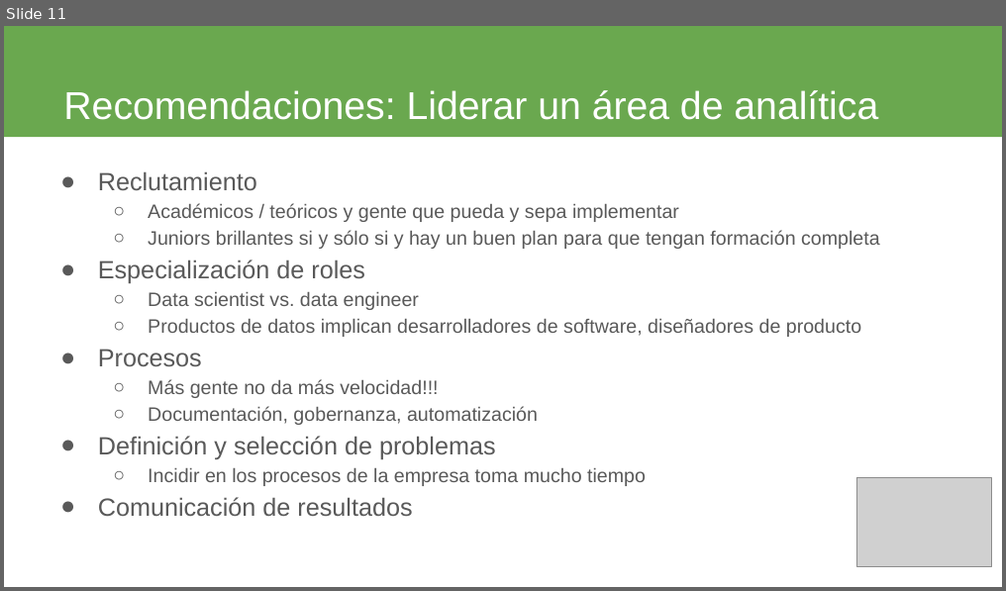
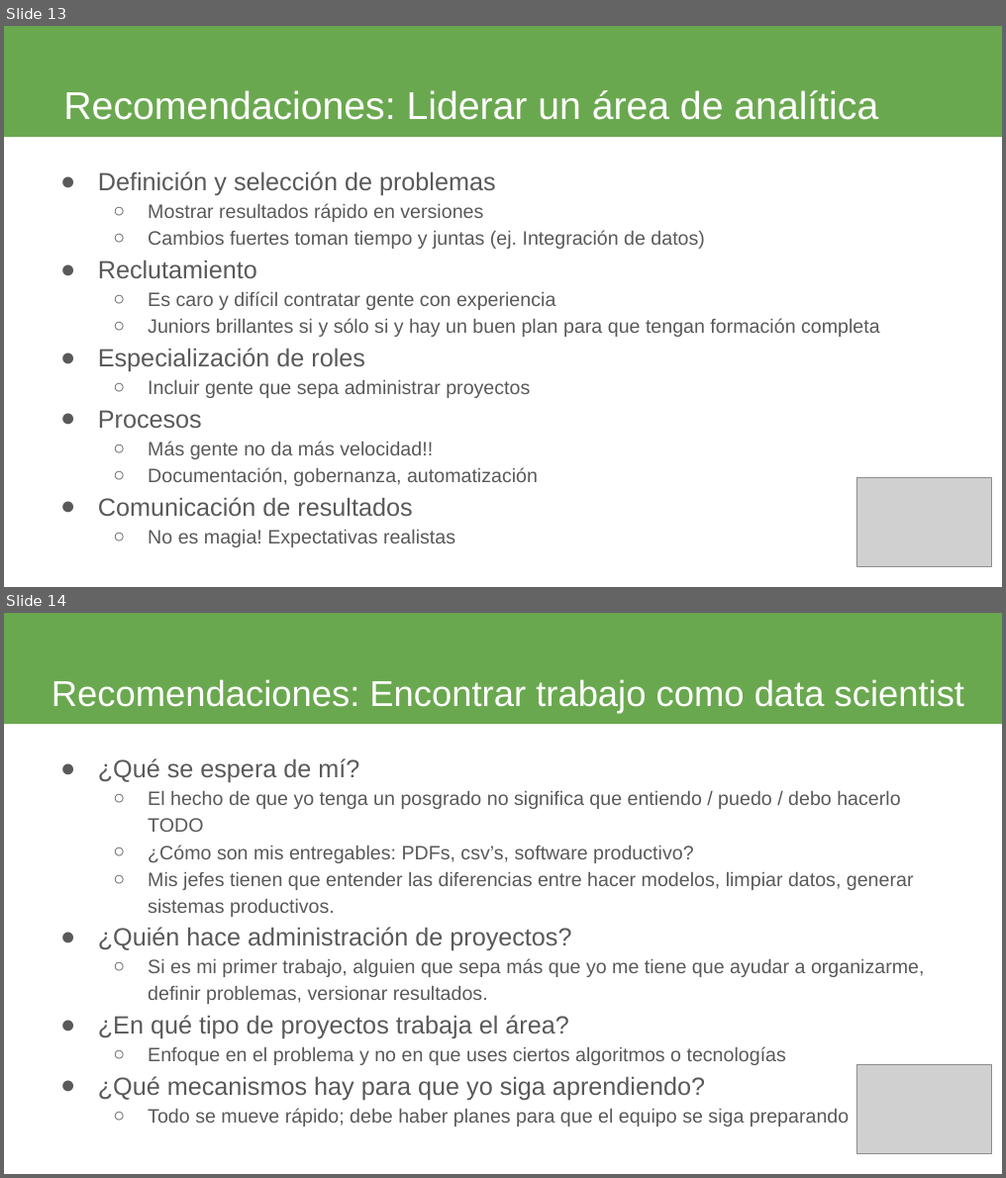
Before and after one commit to jbarbosat/mis-desmadres, a slide deck: presentaciones/wids-2019/presentacion.odp. Shown one above the other, each under a label of ours: slide 11 before the commit, slides 13 and 14 after it. The pictures are 1006x591 and 1006x1178 pixels, drawn with LibreOffice and Linux fonts; fonts in the diff are those of the drawing; grey boxes stand for pictures. Boxes give left, top, right and bottom in pixels: in the first picture for what was removed or moved away, otherwise in the second. Text is boxed around its words. In the diff, an @@ line names an element or a change of style, - is before the commit and + after.

Commit message:
reestructura de la primera mitad

```diff
--- a/presentaciones/wids-2019/presentacion.odp
+++ b/presentaciones/wids-2019/presentacion.odp
@@ slide 14 added at (4, 613, 1002, 1174), background #FFFFFF @@
@@ title added at (4, 613, 1002, 724), fill #6AA84F, 26 pt, text #FFFFFF @@
+Recomendaciones: Encontrar trabajo como data scientist
@@ text added at (98, 759, 925, 1127), 14 pt, text #595959 @@
+● ¿Qué se espera de mí?
+  ○ El hecho de que yo tenga un posgrado no significa que entiendo / puedo / debo hacerlo TODO
+  ○ ¿Cómo son mis entregables: PDFs, csv’s, software productivo?
+  ○ Mis jefes tienen que entender las diferencias entre hacer modelos, limpiar datos, generar sistemas productivos.
+● ¿Quién hace administración de proyectos?
+  ○ Si es mi primer trabajo, alguien que sepa más que yo me tiene que ayudar a organizarme, definir problemas, versionar resultados.
+● ¿En qué tipo de proyectos trabaja el área?
+  ○ Enfoque en el problema y no en que uses ciertos algoritmos o tecnologías
+● ¿Qué mecanismos hay para que yo siga aprendiendo?
+  ○ Todo se mueve rápido; debe haber planes para que el equipo se siga preparando
@@ picture added at (857, 1065, 992, 1155) @@
@@ what was slide 11 is now slide 13 @@
@@ slide 13 changed as well @@
@@ text at (98, 172, 705, 249): paragraphs added @@
+● Definición y selección de problemas
+  ○ Mostrar resultados rápido en versiones
+  ○ Cambios fuertes toman tiempo y juntas (ej. Integración de datos)
@@ text at (148, 291, 555, 310): text changed @@
-  ○ Académicos / teóricos y gente que pueda y sepa implementar
+  ○ Es caro y difícil contratar gente con experiencia
@@ text at (148, 380, 530, 398): text changed @@
-  ○ Data scientist vs. data engineer
-  ○ Productos de datos implican desarrolladores de software, diseñadores de producto
+  ○ Incluir gente que sepa administrar proyectos
@@ text at (98, 436, 646, 486): paragraphs removed @@
-● Definición y selección de problemas
-  ○ Incidir en los procesos de la empresa toma mucho tiempo
@@ text at (148, 441, 433, 460): text changed @@
-  ○ Más gente no da más velocidad!!!
+  ○ Más gente no da más velocidad!!
@@ text at (148, 530, 455, 548): paragraph added @@
+  ○ No es magia! Expectativas realistas
```
Also in this commit, not shown: 8 other slides changed, 7 other slides added, 3 slides removed.
